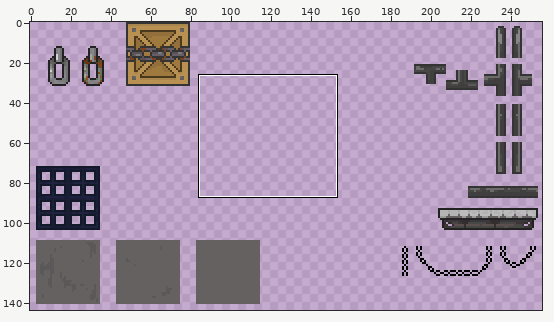
One commit to this sprite sheet: Decadence/Assets/Sprites/Warehouse.png. Above, an overview of the earlier version with the close-up marked.
Close-up. The starting point:
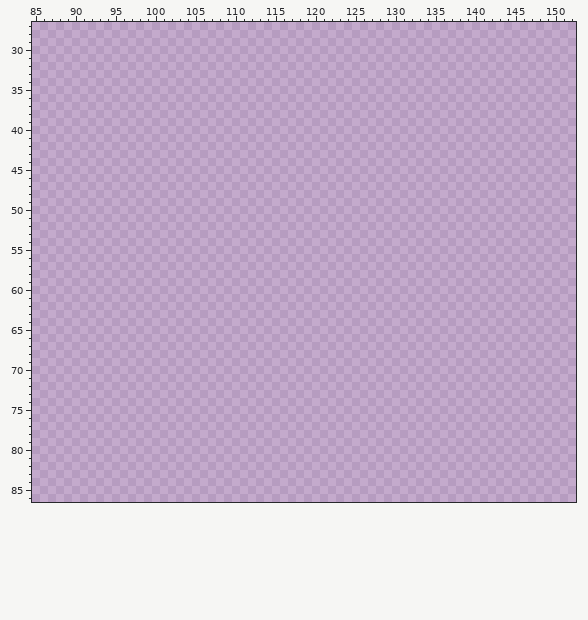
The file is 256x144 pixels. Colours within 5 levels of each other are drawn and written as one. Shown: x 85..152, y 27..86.
Palette (. is transparent): 
Pixels before (only the part around the change), first column x 85:
27 ....................................................................
28 ....................................................................
29 ....................................................................
30 ....................................................................
31 ....................................................................
32 ....................................................................
33 ....................................................................
34 ....................................................................
35 ....................................................................
36 ....................................................................
37 ....................................................................
38 ....................................................................
39 ....................................................................
40 ....................................................................
41 ....................................................................
42 ....................................................................
43 ....................................................................
44 ....................................................................
45 ....................................................................
46 ....................................................................
47 ....................................................................
48 ....................................................................
49 ....................................................................
50 ....................................................................
51 ....................................................................
52 ....................................................................
53 ....................................................................
54 ....................................................................
55 ....................................................................
56 ....................................................................
57 ....................................................................
58 ....................................................................
59 ....................................................................
60 ....................................................................
61 ....................................................................
62 ....................................................................
63 ....................................................................
64 ....................................................................
65 ....................................................................
66 ....................................................................
67 ....................................................................
68 ....................................................................
69 ....................................................................
70 ....................................................................
71 ....................................................................
72 ....................................................................
73 ....................................................................
74 ....................................................................
75 ....................................................................
76 ....................................................................
77 ....................................................................
78 ....................................................................
79 ....................................................................
80 ....................................................................
81 ....................................................................
82 ....................................................................
83 ....................................................................
84 ....................................................................
85 ....................................................................
86 ....................................................................
The same view after the edit:
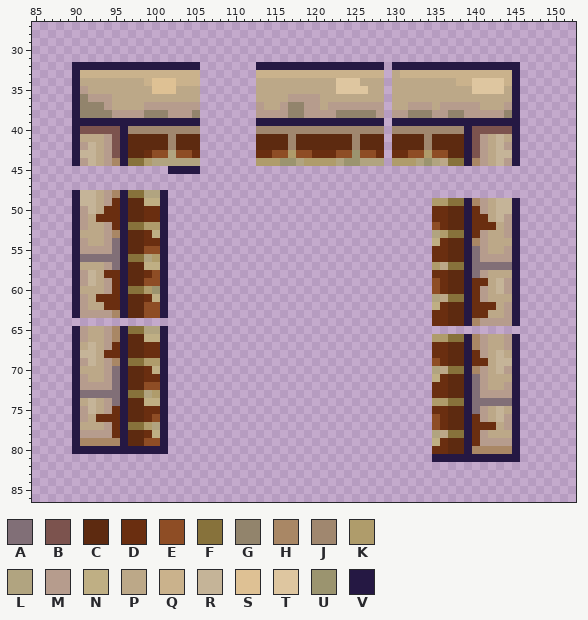
Colours new in this view: A #816f77  B #7c534e  C #5d2a10  D #6a2e10  E #8e4d25  F #87723b  G #92846c  H #a98765  J #a0876f  K #af9c6b  L #b1a480  M #b69c8d  N #bfaf84  P #bca888  Q #cab28c  R #c5b498  S #dec194  T #dec6a0  U #9b946f  V #251843
Difference:
Changed rows in their new state; - is an unchanged pixel.
first column x 90:
32 VVVVVVVVVVVVVVVV-------VVVVVVVVVVVVVVVV-VVVVVVVVVVVVVVVV
33 VQQQQQQQQQQQQQQQ-------QQQQQQQQQQQQQQQQ-PQQQQQQQQQQQQQQV
34 VPPPPPPPPQSSSQQQ-------PPPPPPPPPPTTTPPP-PPPPPPPPQQTTTTQV
35 VMPPPPPPPPSSSPPP-------PPPPPPPPPPTTTTPP-PPPPPPPPPPTTTTPV
36 VGMMMPPPPPPPPPPP-------PPPPMMMMPPPPPPPP-PPPPPPPPPPPPPPPV
37 VGGGMPPPPMMMMMMM-------MPPMGGMMPMMMMMMM-PPMMMPMMMMMPPPMV
38 VGGGGMMMMGGGMMMG-------MMMMGGMMMMGGGGGM-MMGGGMMGGMMMMMGV
39 VVVVVVVVVVVVVVVV-------VVVVVVVVVVVVVVVV-VVVVVVVVVVVVVVVV
40 VBBBBBVJJJJJJJJJ-------JJJJJJJJJJJJJJJJ-JJJJJJJJJVBBBBBV
41 VPPPMBVCCCCCJCCC-------CCCCJCCCCCCCJCCC-CCCCJCCCCVBMPRPV
42 VMRPMBVCCCCCJCCC-------CCCCJCCCCCCCJCCC-CCCCJCCCCVBMPRMV
43 VRRPMBVCCDEELEED-------DDEEKEEDDDEEUEED-DDEEKEECCVBMPRRV
44 VMRPMHVFFKLLLLLL-------KKKUULKKKKLUULLL-KKKLULPFFVHMPRMV
45 ------------VVVV----------------------------------------
48 VRRPMHVFFLLV--------------------------------------------
49 VRRPMDVCCNNV---------------------------------KKFFVHMPRRV
50 VMRPDDVCCDDV---------------------------------DDCCVDMPRRV
51 VMPDDDVCCDDV---------------------------------DDCCVDDPRMV
52 VMPPMDVFFKKV---------------------------------EDCCVDDDPMV
53 VPPPMHVCCDNV---------------------------------LKFFVDMPPMV
54 VMPPMAVCCDDV---------------------------------NDCCVHMPPPV
55 VMMMMAVCCEEV---------------------------------DDCCVAMPPMV
56 VAAAAAVFFLKV---------------------------------DDCCVAMMMMV
57 VPPPMAVCCNNV---------------------------------KPFFVAAAAAV
58 VMRPDDVCCDEV---------------------------------DDCCVAMPPPV
59 VMRPMDVCCEEV---------------------------------EDCCVDDPRMV
60 VPPPMDVFFKUV---------------------------------EDCCVDMPRMV
61 VMPDDDVCCDNV---------------------------------LPFFVDMPPPV
62 VMPPDDVCCEEV---------------------------------NDCCVDDDPMV
63 VMMMMHVCCEEV---------------------------------DDCCVDDPPMV
64 ---------------------------------------------DDCCVHMMMMV
65 VMPPMHVFFLLV--------------------------------------------
66 VMPPMHVCCNNV---------------------------------KKFFVHMPPMV
67 VPRPMDVCCDDV---------------------------------DDCCVHMPPMV
68 VRRPDDVCCDDV---------------------------------DDCCVDMPRPV
69 VMRPMHVFFKKV---------------------------------EDCCVDDPRRV
70 VPPPMAVCCDNV---------------------------------LPFFVHMPRMV
71 VMPPMAVCCDDV---------------------------------NDCCVAMPPPV
72 VMMMMAVCCEEV---------------------------------DDCCVAMPPMV
73 VAAAAAVFFLKV---------------------------------DDCCVAMMMMV
74 VPRPMAVCCNNV---------------------------------KKFFVAAAAAV
75 VMRPMDVCCDDV---------------------------------DDCCVAMPRPV
76 VMPDDDVCCDEV---------------------------------EDCCVDMPRMV
77 VPPPMDVFFKLV---------------------------------EDCCVDDDPMV
78 VMMMMDVCCDNV---------------------------------LPFFVDMPPPV
79 VHHHHHVCCEEV---------------------------------NDCCVDMMMMV
80 VVVVVVVVVVVV---------------------------------DDCCVHHHHHV
81 ---------------------------------------------VVVVVVVVVVV
Boxes around the changes in both close-ups, in picture pixels (x1, y1, x2, y2):
added: (72, 62, 200, 454)
added: (256, 62, 520, 166)
added: (432, 198, 520, 462)
